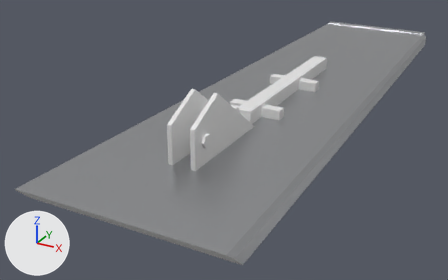
One commit to the FBX model art/export/nozzle_petal_00_visible.fbx: the scene before it, then after it.
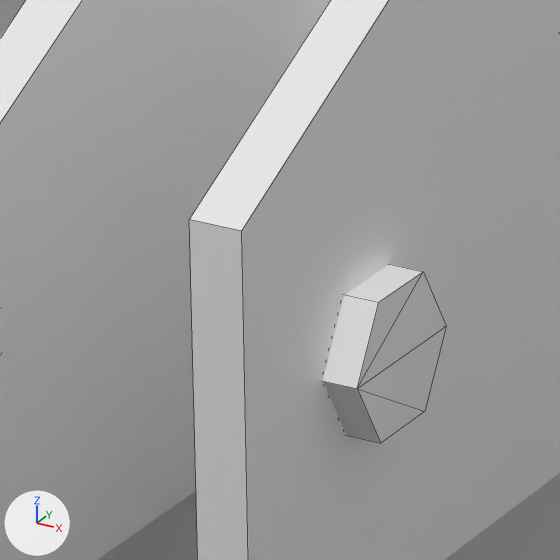
Each version appears first whole from a 50 mm lens placed at (0.184, -0.2138, 0.1652), pointed at (-0.0395, 0.1925, -0.038), and next in a close-up on the part from 39% to 49% of the width and 40% to 57% of the height. Lighting does not change. The marker at lower left points along +X, +Y and +Z. The last two pictures show the newer version. The close-ups show mesh edges as thin lines. Where no turn or scale is listed for an object, it has been applied to the vertices.

The older version as bpy lines, for what is in view:
```python
me_nozzle_petal_00_visible_002 = bpy.data.meshes.new('nozzle_petal_00_visible.002')
me_nozzle_petal_00_visible_002.from_pydata(...)  # 96 vertices, 92 faces; spans x -0.07..0.07, y 0.0..0.48, z -0.013..0.04
# faces by material slot: [20, 72]
me_nozzle_petal_00_visible_002.materials.append(mat_icarus_body)  # light grey #c5c7ca
me_nozzle_petal_00_visible_002.materials.append(mat_jet_mechanical)  # white #e7e7e7
ob_nozzle_petal_00_visible = bpy.data.objects.new('nozzle_petal_00_visible', me_nozzle_petal_00_visible_002)
ob_nozzle_petal_00_visible.location = (0.0, 0.0, 0.0)
```
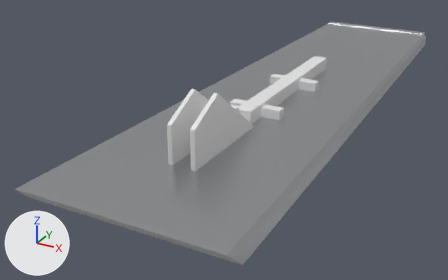
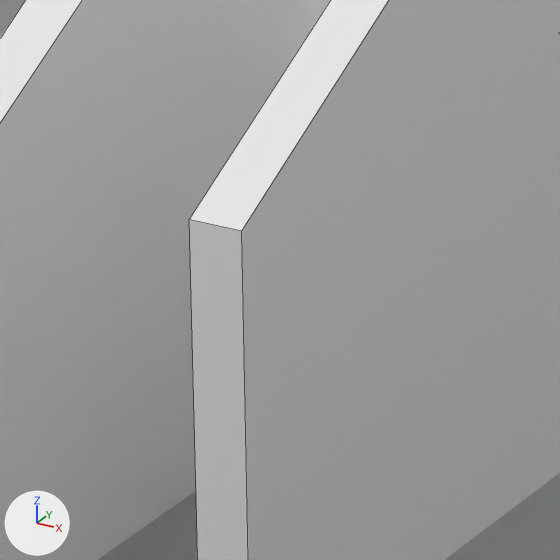
Where the change shows, as pixel boxes (x1, y1, x2, y2) in the close-ups (560 x 560 px):
part 1 of me_nozzle_petal_00_visible_002, deleted
    before: (323, 264, 446, 443)

What changed in the scene script:
```text
Change me_nozzle_petal_00_visible_002:
    used by ob_nozzle_petal_00_visible; location = (0.0, 0.0, 0.0)
    remove me_nozzle_petal_00_visible_002.from_pydata(...)  # 96 vertices, 92 faces; spans x -0.07..0.07, y 0.0..0.48, z -0.013..0.04
    add me_nozzle_petal_00_visible_002.from_pydata(...)  # 72 vertices, 64 faces; spans x -0.07..0.07, y 0.0..0.48, z -0.013..0.04
    me_nozzle_petal_00_visible_002 part 1: the loose piece of 12 vertices spanning x 0.009..0.012, y 0.076..0.084, z 0.011..0.019 is deleted
    other edits to the shape of me_nozzle_petal_00_visible_002 do not show in these pictures
```
